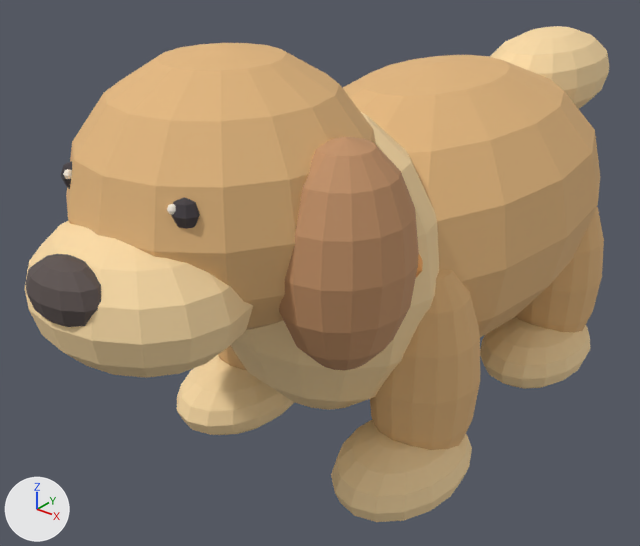
One commit to the Blender file assets/my-world/source/golden_dog.blend: the scene before it, then after it.
Before and after are seen from a 50 mm lens placed at (1.129, -1.793, 1.38), pointed at (-0.122, -0.229, 0.41). Arrows for +X, +Y and +Z are at lower left; the lights stay in place. The first picture is the older version.

In view in the first picture: 'Chest ruff', 'Dog head', 'Floppy ear R', 'Golden body', 'Leg back.R', 'Leg front.R', 'Muzzle', 'Nose', 'Paw back.R', 'Paw front.L', 'Paw front.R', 'Tail plume' and 6 more.
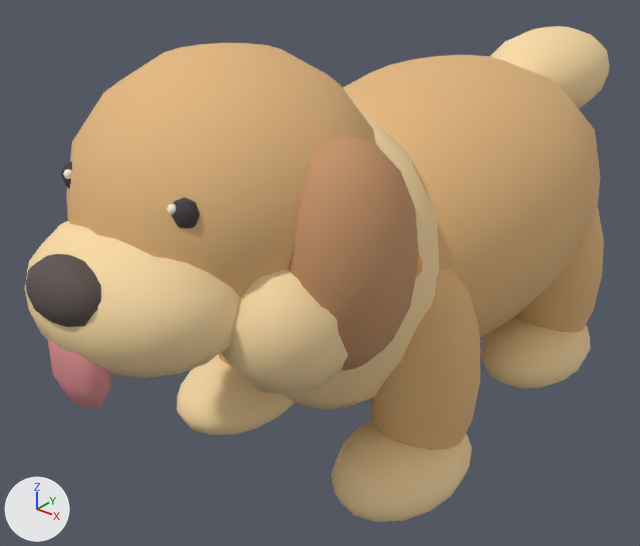
What differs and where, as boxes (x1, y1, x2, y2) in the pictures (640 x 546 px):
'Cheek fluff.001', added (beige): after (221, 269, 348, 395)
'Little tongue', added: after (48, 340, 111, 408)
part 1 of me_sphere_017, shading changed: (362, 79, 596, 279) in both
part 2 of me_sphere_019, shading changed: before (72, 88, 373, 330); after (72, 88, 373, 297)
part 3 of me_sphere_020, shading changed: before (24, 256, 253, 375); after (24, 256, 240, 375)

Diff of the bpy script that builds the scene:
```diff
--- a/assets/my-world/source/golden_dog.blend.py
+++ b/assets/my-world/source/golden_dog.blend.py
@@ mat_dog_tongue @@
+mat_dog_tongue = principled_material('Dog tongue')
+mat_dog_tongue.base_color = (0.75, 0.28, 0.29)  # pink #e19093
+mat_dog_tongue.roughness = 0.82
@@ me_sphere_017 @@
 me_sphere_017.from_pydata(...)  # 114 vertices, 128 faces; spans x -0.38..0.38, y -0.65..0.65, z -0.36..0.36
 # used by ob_golden_body; location = (0.0, 0.08, 0.54)
+# me_sphere_017 part 1: 128 kept faces spanning x -0.38..0.38, y -0.65..0.65, z -0.36..0.36 are now shaded smooth
 me_sphere_017.materials.append(mat_golden_fur)
@@ me_sphere_019 @@
 me_sphere_019.from_pydata(...)  # 114 vertices, 128 faces; spans x -0.29..0.29, y -0.31..0.31, z -0.27..0.27
 # used by ob_dog_head; location = (0.0, -0.66, 0.79)
+# me_sphere_019 part 2: 128 kept faces spanning x -0.29..0.29, y -0.31..0.31, z -0.27..0.27 are now shaded smooth
 me_sphere_019.materials.append(mat_golden_fur)
@@ me_sphere_020 @@
 me_sphere_020.from_pydata(...)  # 114 vertices, 128 faces; spans x -0.22..0.22, y -0.19..0.19, z -0.14..0.14
 # used by ob_muzzle; location = (0.0, -0.89, 0.67)
+# me_sphere_020 part 3: 128 kept faces spanning x -0.22..0.22, y -0.19..0.19, z -0.14..0.14 are now shaded smooth
 me_sphere_020.materials.append(mat_chest_gold)
@@ me_sphere_029_1 @@
+me_sphere_029_1.from_pydata(...)  # a UV sphere (10 segments, 5 rings, poles along z) spanning x -0.118..0.118, y -0.152..0.152, z -0.14..0.14
+me_sphere_029_1.polygons.foreach_set('use_smooth', [True] * 50)
+me_sphere_029_1.materials.append(mat_chest_gold)  # beige #fadba6
@@ me_sphere_027_1 @@
+me_sphere_027_1.from_pydata(...)  # a UV sphere (10 segments, 5 rings, poles along z) spanning x -0.068..0.068, y -0.033..0.033, z -0.09..0.09
+me_sphere_027_1.polygons.foreach_set('use_smooth', [True] * 50)
+me_sphere_027_1.materials.append(mat_dog_tongue)  # pink #e19093
@@ ob_cheek_fluff_001 @@
+ob_cheek_fluff_001 = bpy.data.objects.new('Cheek fluff.001', me_sphere_029_1)
+ob_cheek_fluff_001.location = (0.22, -0.73, 0.62)
@@ ob_little_tongue @@
+ob_little_tongue = bpy.data.objects.new('Little tongue', me_sphere_027_1)
+ob_little_tongue.location = (0.0, -1.038, 0.585)
```
